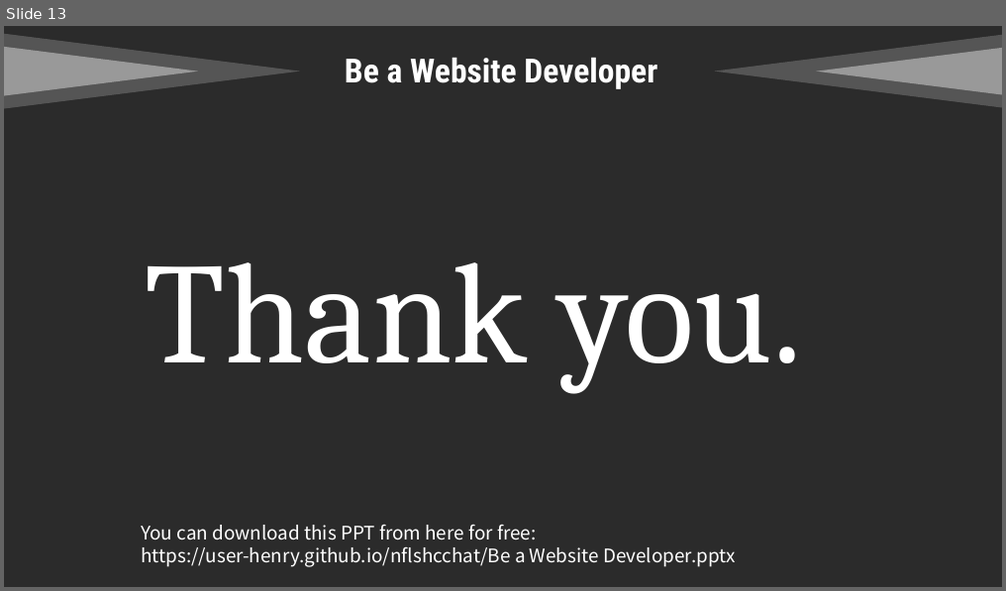
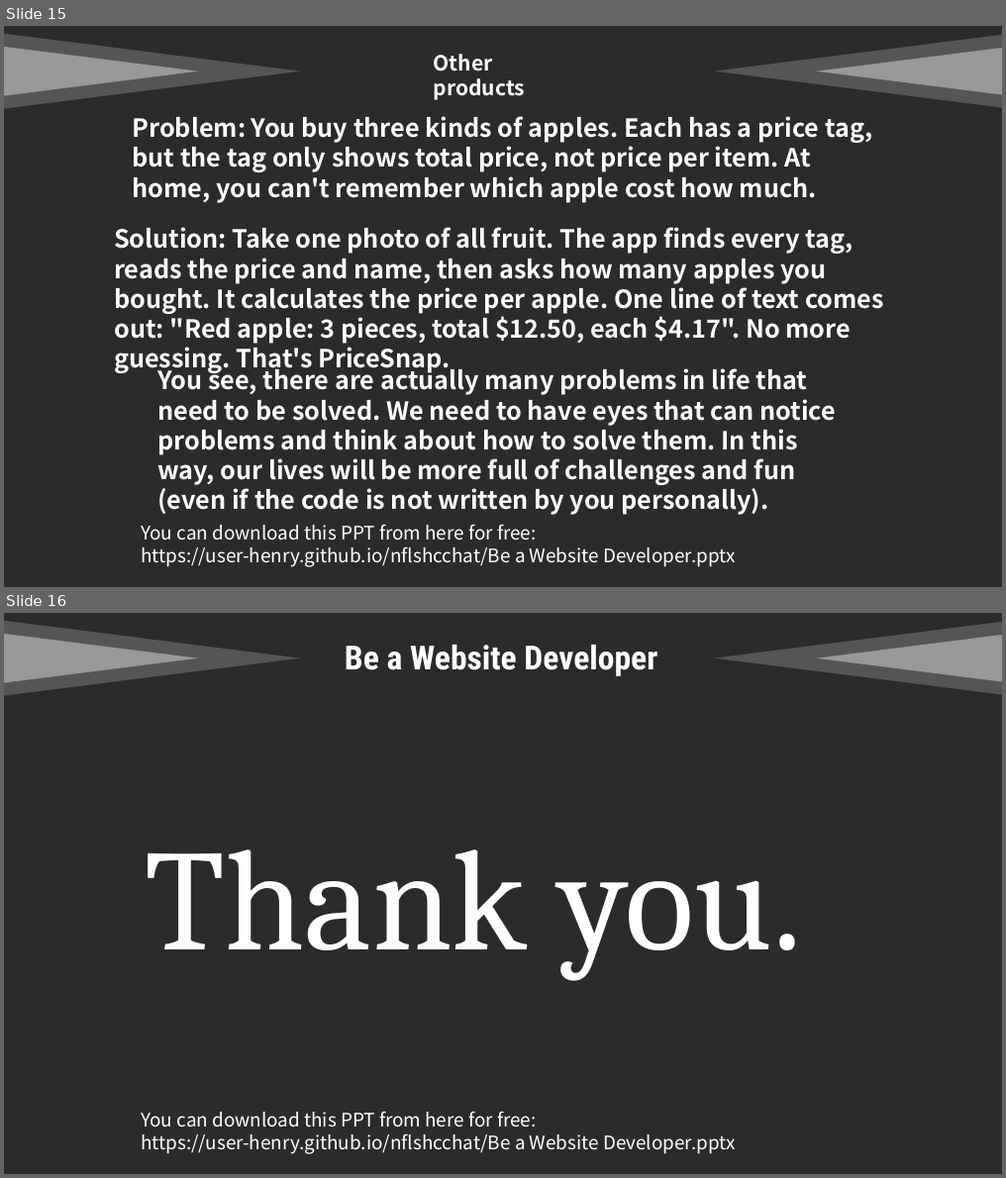
Before and after one commit to user-henry/nflshcchat, a slide deck: Be a Website Developer.pptx. Shown one above the other, each under a label of ours: slide 13 before the commit, slides 15 and 16 after it. The pictures are 1006x591 and 1006x1178 pixels, drawn with LibreOffice and Linux fonts; fonts in the diff are those of the drawing; background and template pictures are left out; a plain dark background stands for a picture behind light text. Boxes give left, top, right and bottom in pixels: in the first picture for what was removed or moved away, otherwise in the second. Text is boxed around its words. In the diff, an @@ line names an element or a change of style, - is before the commit and + after.

```diff
--- a/Be a Website Developer.pptx
+++ b/Be a Website Developer.pptx
@@ slide 15 added at (4,26,1002,587), background picture (left out) @@
@@ triangle added at (4,34,300,109), fill #FFFFFF at 20% opacity @@
@@ triangle added at (4,47,199,96), fill #FFFFFF at 40% opacity @@
@@ text added at (434,54,525,100), 20 pt, text #FFFFFF, bold @@
+Other products
@@ triangle added at (715,34,1002,109), fill #FFFFFF at 20% opacity @@
@@ triangle added at (816,47,1002,96), fill #FFFFFF at 40% opacity @@
@@ text added at (133,116,872,203), 24 pt, text #FFFFFF, bold @@
+Problem: You buy three kinds of apples. Each has a price tag, but the tag only shows total price, not price per item. At home, you can't remember which apple cost how much.
@@ text added at (114,227,884,344), 24 pt, text #FFFFFF, bold @@
+Solution: Take one photo of all fruit. The app finds every tag, reads the price and name, then asks how many apples you bought. It calculates the price per apple. One line of text comes out: "Red apple: 3 pieces, total $12.50, each $4.17". No more guessing. That's PriceSnap.
@@ text added at (157,365,836,515), 24 pt, text #FFFFFF, bold @@
+You see, there are actually many problems in life that need to be solved. We need to have eyes that can notice problems and think about how to solve them. In this way, our lives will be more full of challenges and fun (even if the code is not written by you personally).
@@ text added at (141,524,735,568), 18 pt, text #FFFFFF @@
+You can download this PPT from here for free: https://user-henry.github.io/nflshcchat/Be a Website Developer.pptx
@@ what was slide 13 is now slide 16 @@
```
Also in this commit, not shown: 3 slides changed, 2 other slides added.
